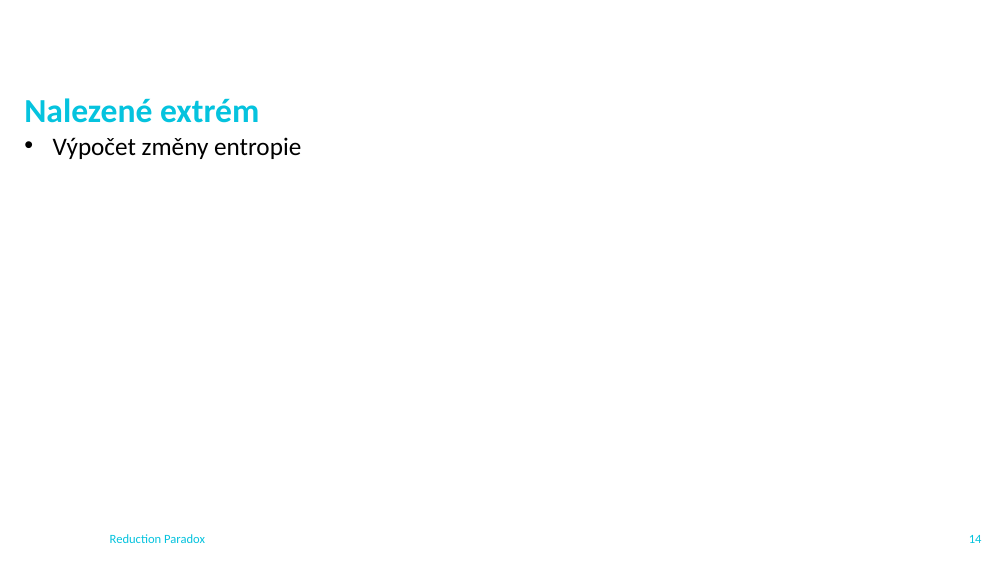
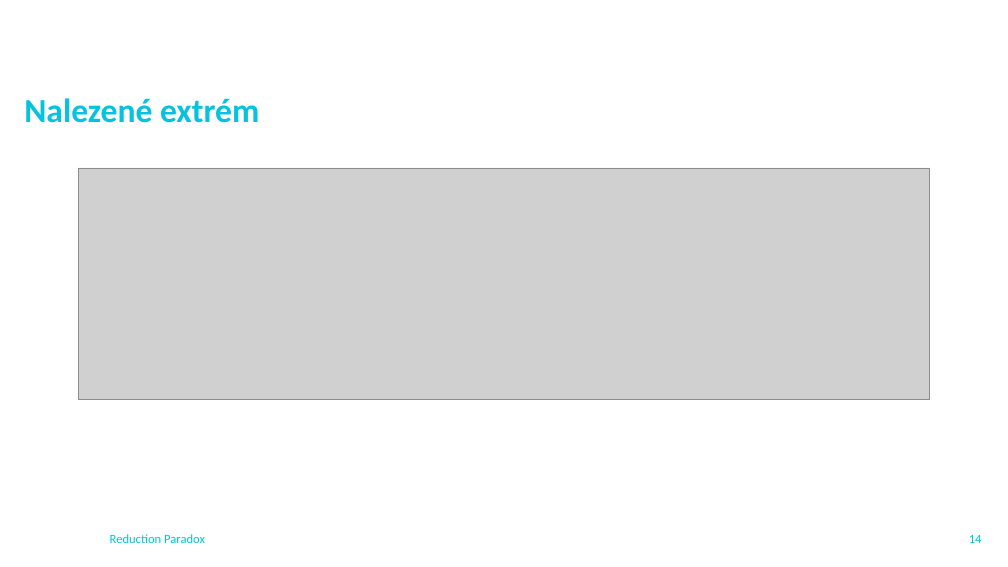
Before and after one commit to pro0255/AKS, a slide deck: slide 15 of project_presentation/pro0255.pptx. Drawn at 1008x567 pixels with LibreOffice and Linux fonts; fonts in the diff are those of the drawing; grey boxes stand for pictures; background and template pictures are left out. Boxes give left, top, right and bottom in pixels: in the first picture for what was removed or moved away, otherwise in the second. Text is boxed around its words. In the diff, an @@ line names an element or a change of style, - is before the commit and + after.

```diff
--- a/project_presentation/pro0255.pptx
+++ b/project_presentation/pro0255.pptx
@@ text at <box>53,137,301,159</box>: paragraph removed @@
-• Výpočet změny entropie
@@ picture added at <box>78,168,930,399</box> @@
```
Also in this commit, not shown: 11 other slides changed, 1 slide added, 1 slide removed, 13 other files.
